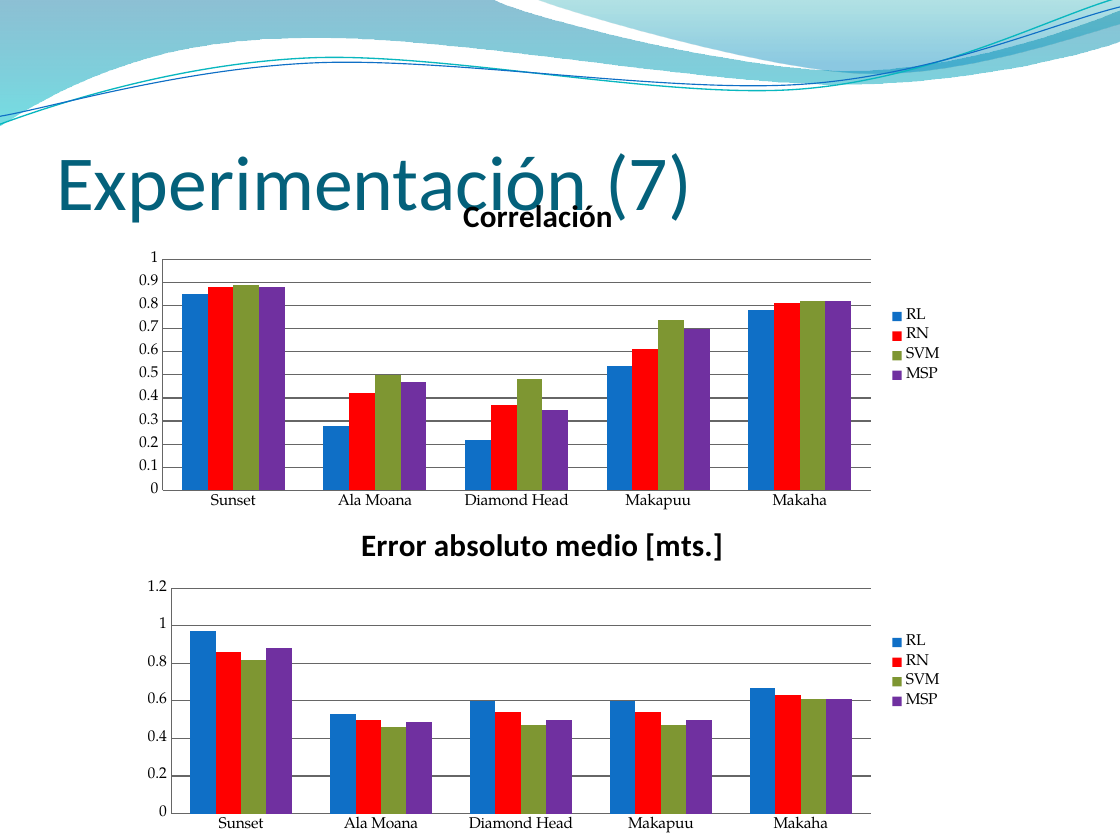
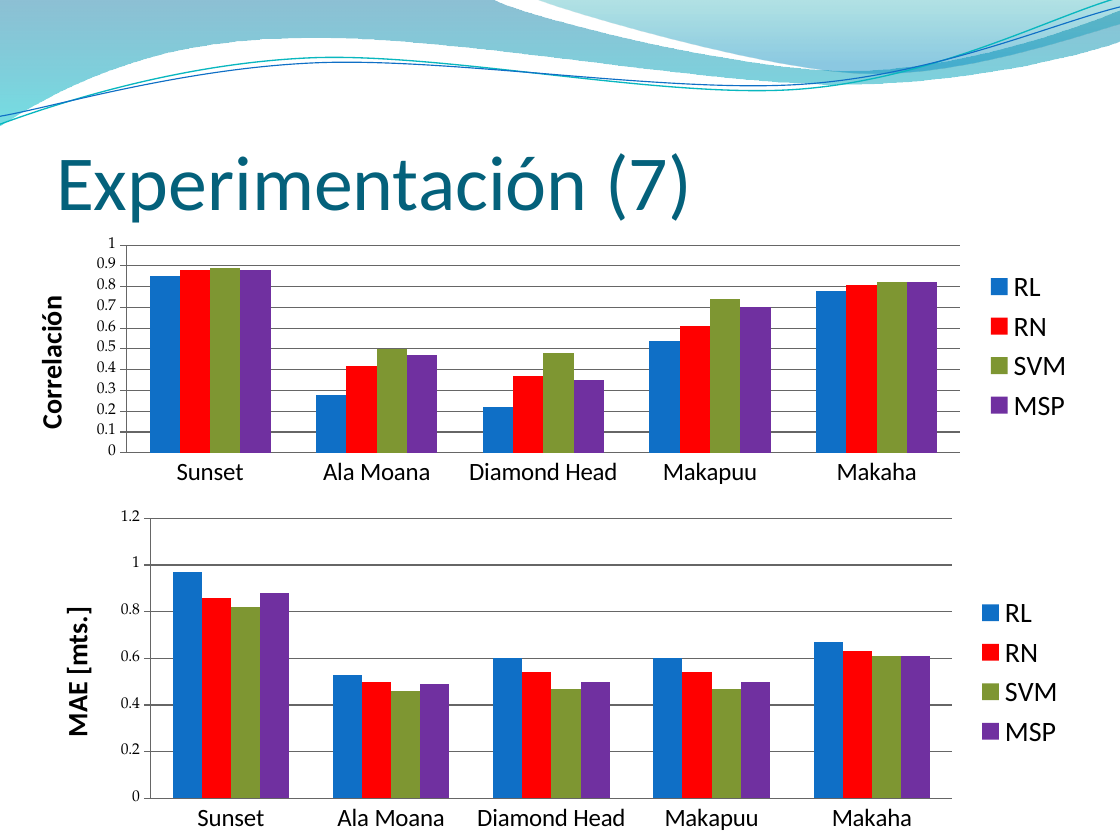
Before and after one commit to jaffadog/neuralito, a slide deck: slide 6 of neuralito/ArfGen/docs/Entregas/Informe Final/presentacion/maxi2.pptx. Drawn at 1120x840 pixels with LibreOffice and Linux fonts; fonts in the diff are those of the drawing; background and template pictures are left out. Boxes give left, top, right and bottom in pixels: in the first picture for what was removed or moved away, otherwise in the second. Text is boxed around its words. In the diff, an @@ line names an element or a change of style, - is before the commit and + after.

```diff
--- a/neuralito/ArfGen/docs/Entregas/Informe Final/presentacion/maxi2.pptx
+++ b/neuralito/ArfGen/docs/Entregas/Informe Final/presentacion/maxi2.pptx
@@ column chart at (26, 175, 1084, 516) @@
@@ title "Correlación" removed @@
@@ value axis title "" to "Correlación" @@
@@ legend changed @@
@@ category axis changed @@
@@ value axis changed @@
@@ plot area changed @@
@@ column chart: place and size @@
-column chart at (122, 175, 953, 516)
+column chart at (26, 175, 1084, 516)
@@ column chart at (35, 504, 1076, 840) @@
@@ title "Error absoluto medio [mts.]" removed @@
@@ value axis title "" to "MAE [mts.]" @@
@@ legend changed @@
@@ category axis changed @@
@@ value axis changed @@
@@ column chart: place and size @@
-column chart at (131, 504, 953, 840)
+column chart at (35, 504, 1076, 840)
```
Also in this commit, not shown: 5 other slides changed, 2 other files.
